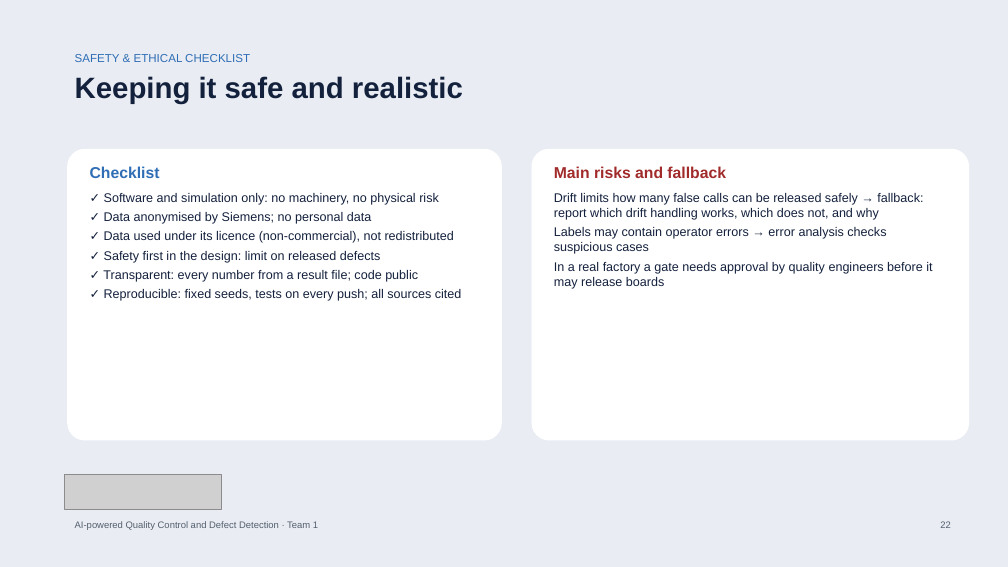
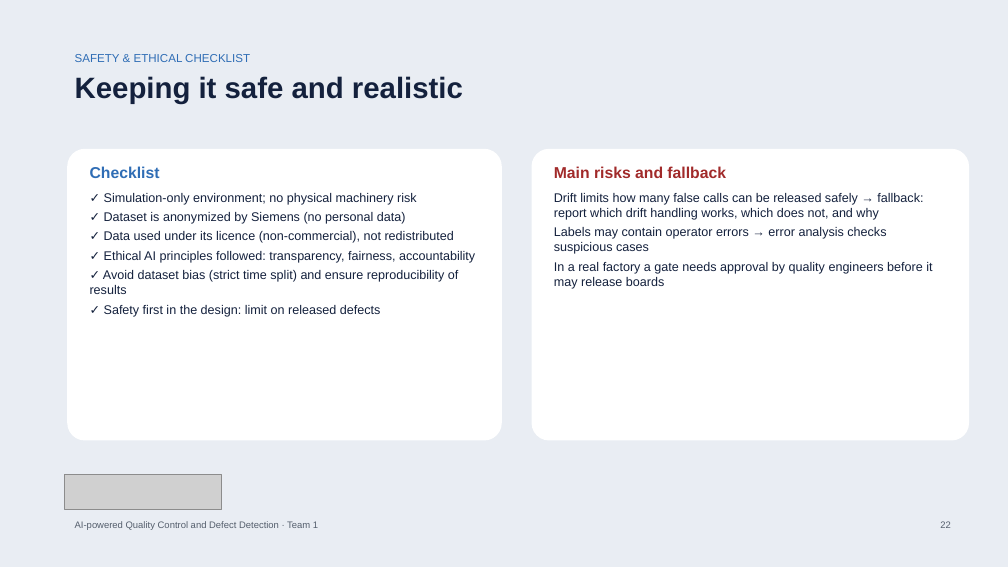
Before and after one commit to bodhi584/aoi-decision-gate, a slide deck: slide 22 of docs/slides_revised_topic.pptx. Drawn at 1008x567 pixels with LibreOffice and Linux fonts; fonts in the diff are those of the drawing; grey boxes stand for pictures. Boxes give left, top, right and bottom in pixels: in the first picture for what was removed or moved away, otherwise in the second. Text is boxed around its words. In the diff, an @@ line names an element or a change of style, - is before the commit and + after.

```diff
--- a/docs/slides_revised_topic.pptx
+++ b/docs/slides_revised_topic.pptx
@@ text at (104, 193, 417, 224): text changed @@
-✓ Software and simulation only: no machinery, no physical risk
-✓ Data anonymised by Siemens; no personal data
+✓ Simulation-only environment; no physical machinery risk
+✓ Dataset is anonymized by Siemens (no personal data)
@@ text at (90, 251, 475, 294): paragraphs added @@
+✓ Ethical AI principles followed: transparency, fairness, accountability
+✓ Avoid dataset bias (strict time split) and ensure reproducibility of results
@@ text at (103, 270, 462, 301): paragraphs removed @@
-✓ Transparent: every number from a result file; code public
-✓ Reproducible: fixed seeds, tests on every push; all sources cited
```
Also in this commit, not shown: 5 other slides changed, 4 other files.
